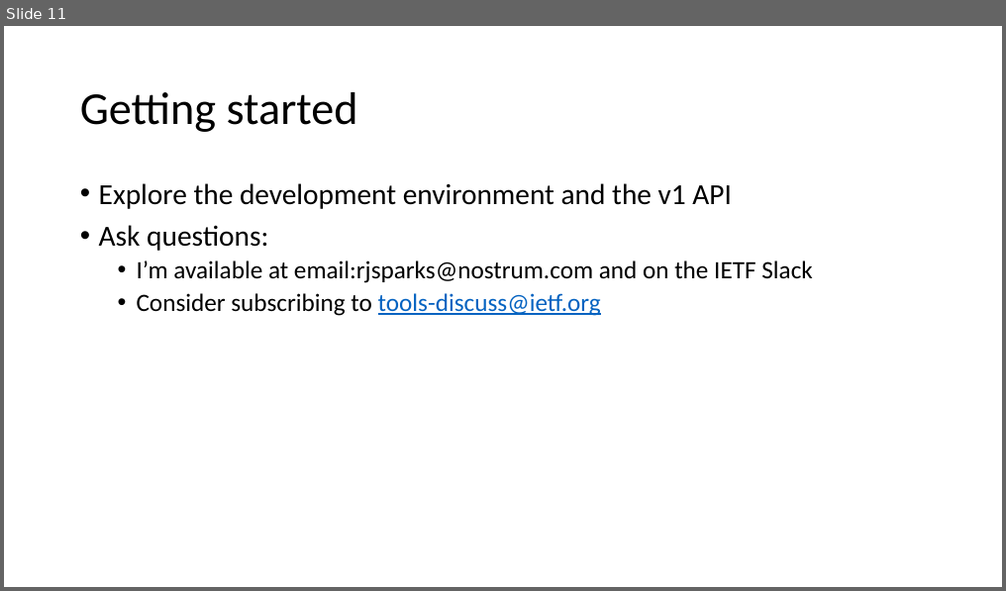
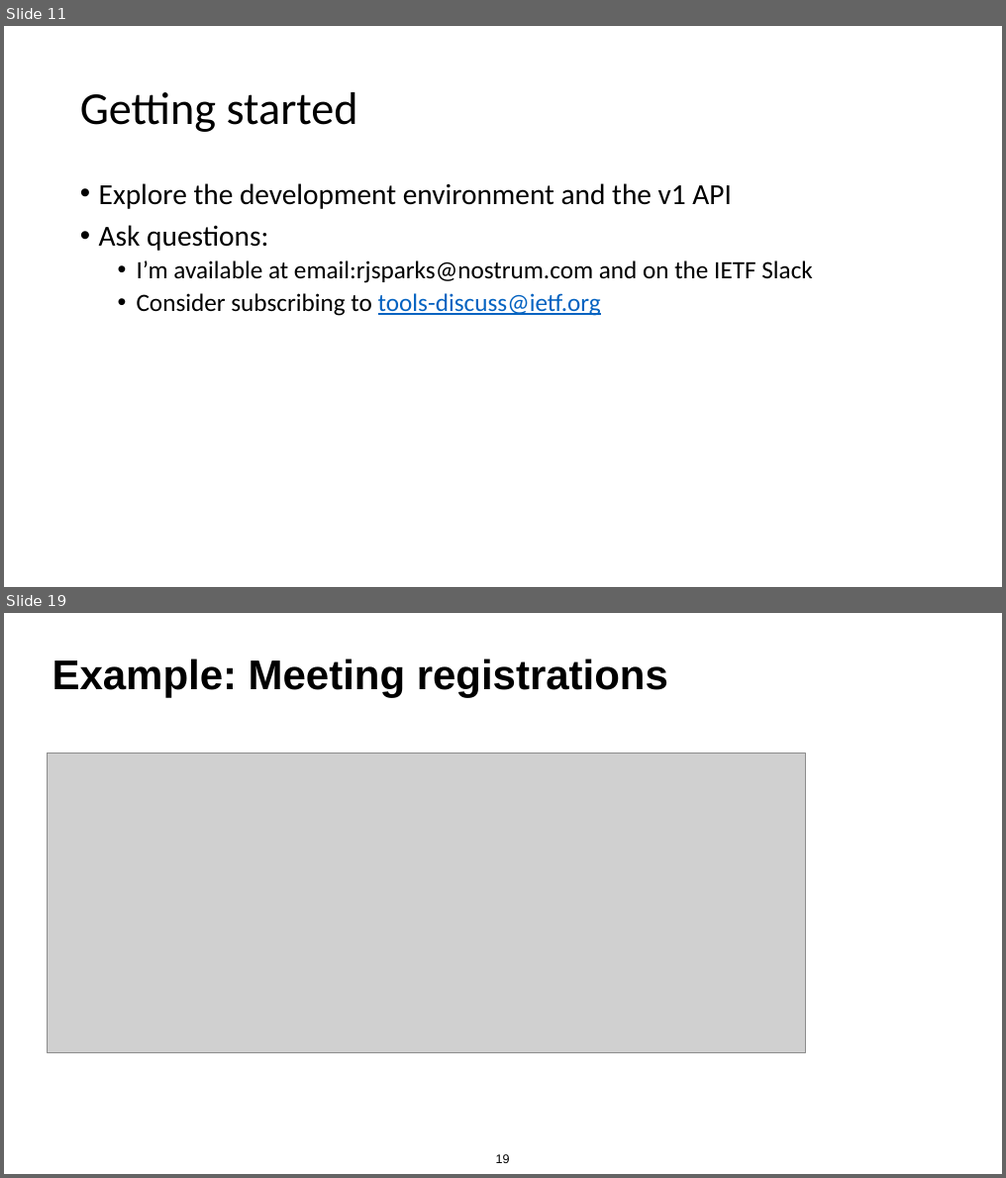
Before and after one commit to intarchboard/workshop-aid, a slide deck: slides/session1-tools/aid-session1-all.pptx. Shown one above the other, each under a label of ours: slide 11 before the commit, slides 11 and 19 after it; the slides between them are not shown. The pictures are 1006x591 and 1006x1178 pixels, drawn with LibreOffice and Linux fonts; fonts in the diff are those of the drawing; grey boxes stand for pictures. Boxes give left, top, right and bottom in pixels: in the first picture for what was removed or moved away, otherwise in the second. Text is boxed around its words. In the diff, an @@ line names an element or a change of style, - is before the commit and + after.

```diff
--- a/slides/session1-tools/aid-session1-all.pptx
+++ b/slides/session1-tools/aid-session1-all.pptx
@@ slide 19 added at (4,613,1002,1174), background #FFFFFF @@
@@ title added at (53,659,668,697), 40 pt, text #000000, bold @@
+Example: Meeting registrations
@@ picture added at (48,753,806,1053) @@
@@ page number added at (496,1155,510,1163), 12 pt, text #000000 @@
+19
```
Also in this commit, not shown: 14 other slides added, 1 other file.
